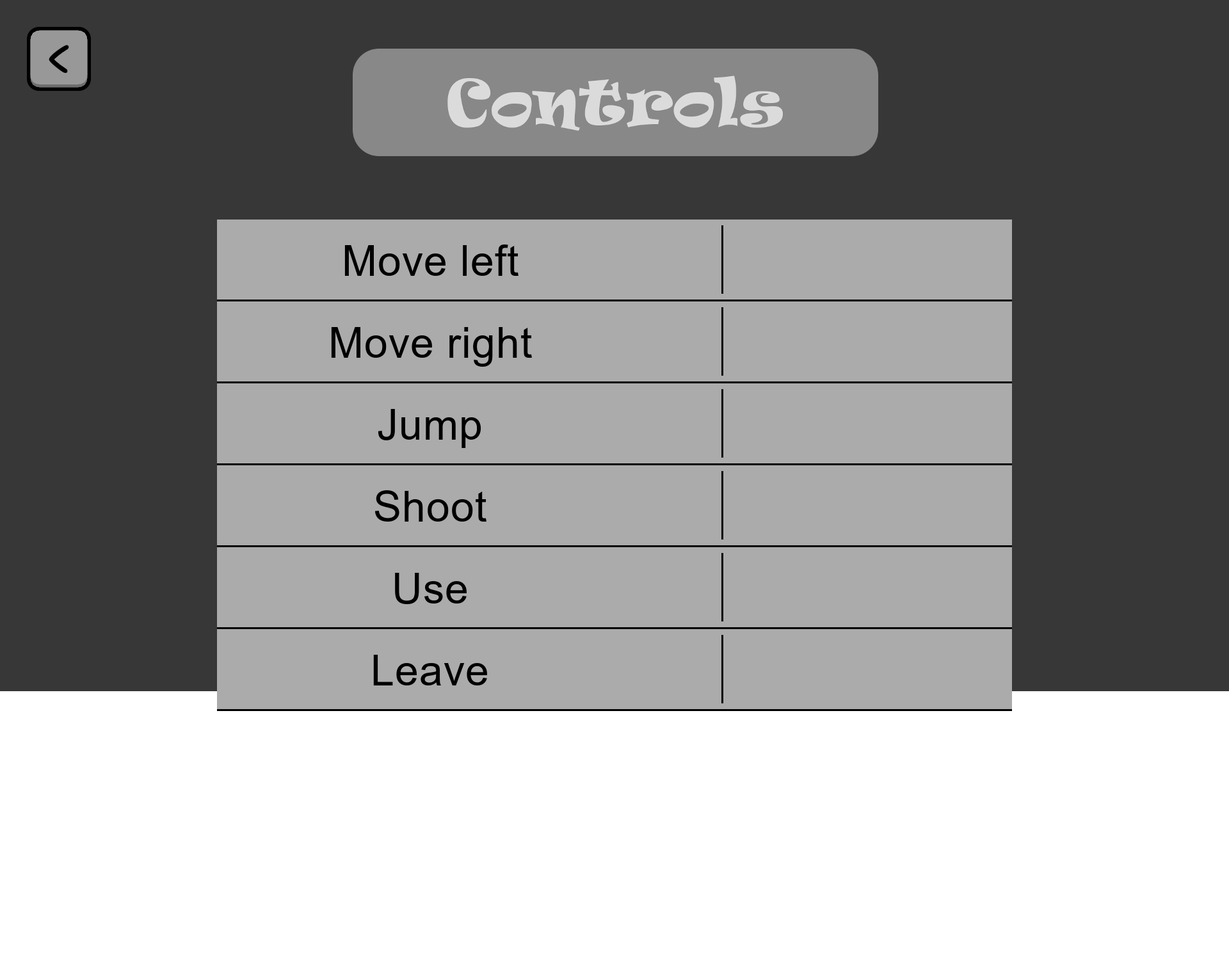
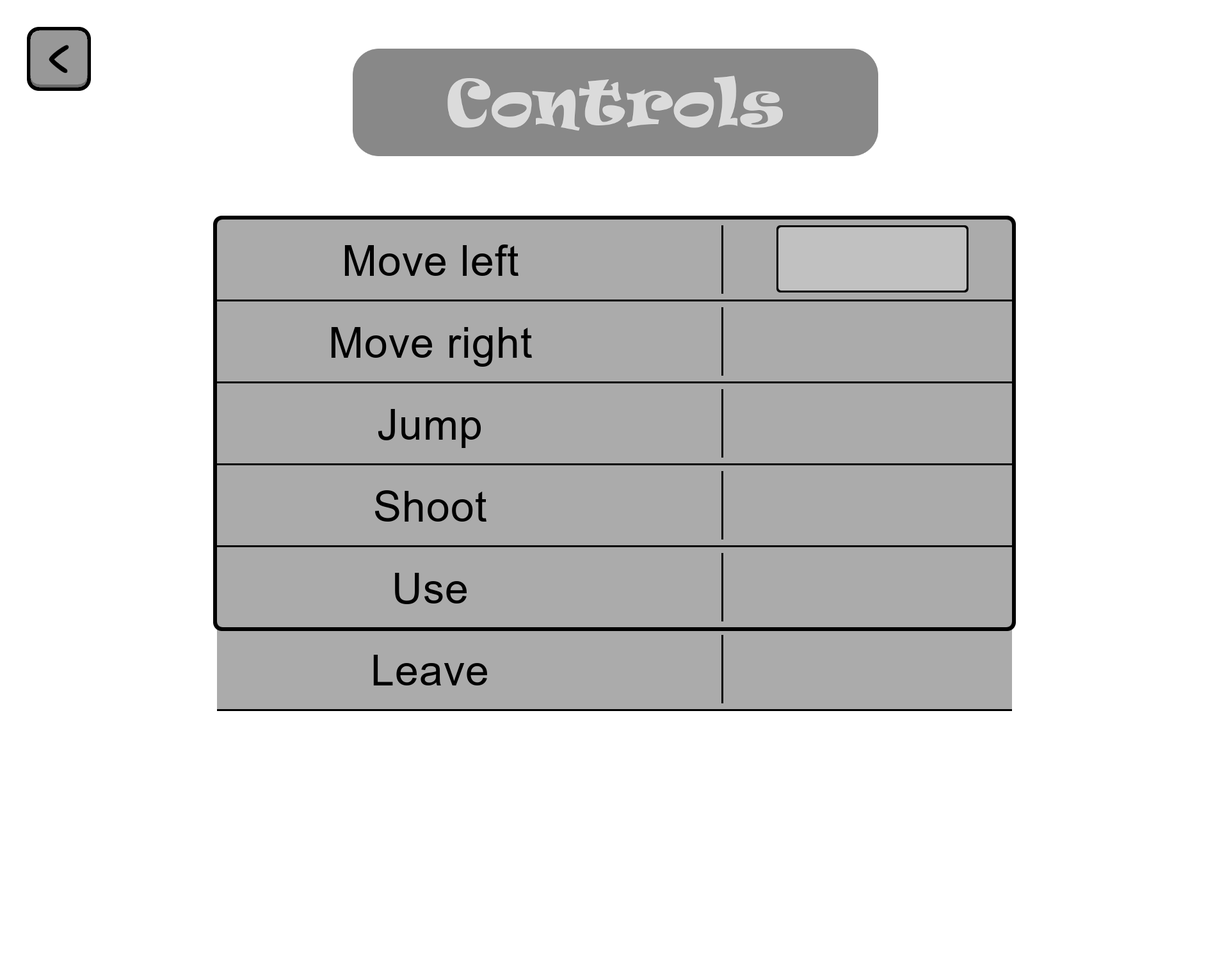
Two versions of the same layered image (1229 x 960). Layer-by-layer changes:
showed "bord" over [213, 215, 1016, 631]
added group "Content" with 48 layers in group "cadre" over [216, 219, 1012, 631]
moved "L1" into group "Content" over [216, 219, 1012, 293]
showed group "input" (3 layers) over [776, 225, 969, 293]
moved "L5" into group "Content" over [216, 621, 1012, 628]
moved "L6" into group "Content" over [216, 629, 1012, 631]
hid "Arrière-plan" over [0, 0, 1229, 692]
